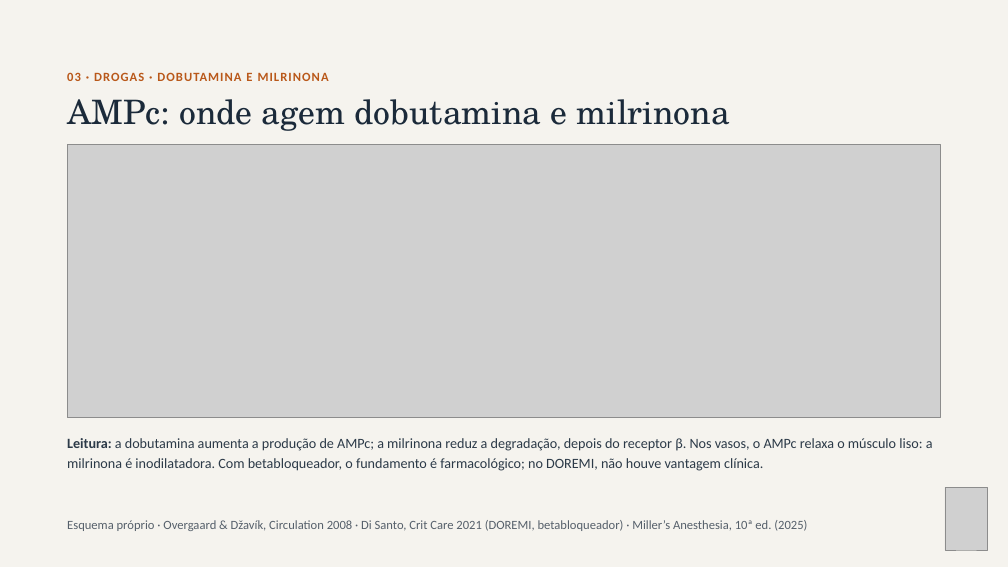
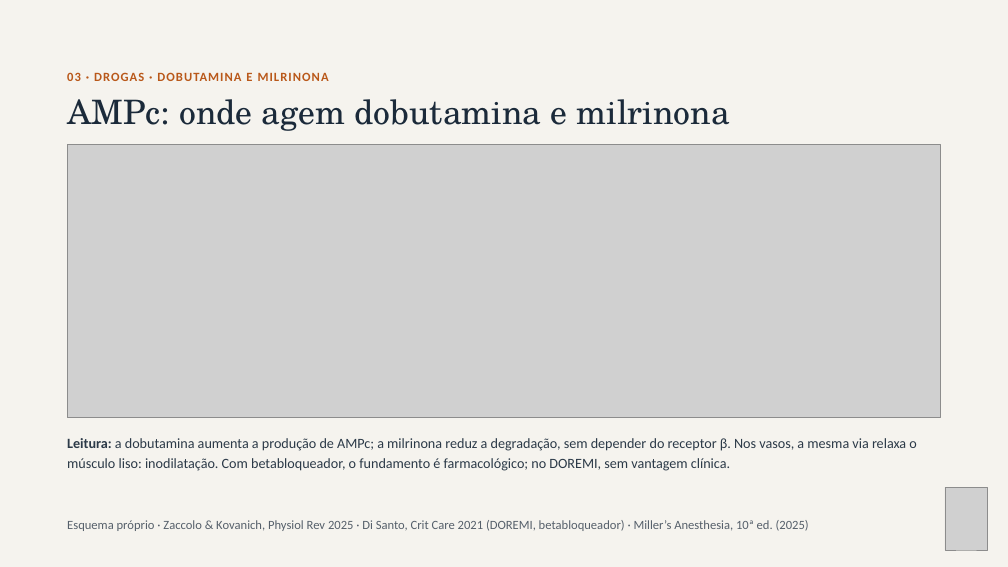
Before and after one commit to brunomoraesdubois-bit/Bruno, a slide deck: slide 10 of apresentacao/Aminas_Vasoativas.pptx. Drawn at 1008x567 pixels with LibreOffice and Linux fonts; fonts in the diff are those of the drawing; grey boxes stand for pictures. Boxes give left, top, right and bottom in pixels: in the first picture for what was removed or moved away, otherwise in the second. Text is boxed around its words. In the diff, an @@ line names an element or a change of style, - is before the commit and + after.

```diff
--- a/apresentacao/Aminas_Vasoativas.pptx
+++ b/apresentacao/Aminas_Vasoativas.pptx
@@ text at bbox=[67, 438, 916, 471]: text changed @@
-Leitura: a dobutamina aumenta a produção de AMPc; a milrinona reduz a degradação, depois do receptor β. Nos vasos, o AMPc relaxa o músculo liso: a milrinona é inodilatadora. Com betabloqueador, o fundamento é farmacológico; no DOREMI, não houve vantagem clínica.
+Leitura: a dobutamina aumenta a produção de AMPc; a milrinona reduz a degradação, sem depender do receptor β. Nos vasos, a mesma via relaxa o músculo liso: inodilatação. Com betabloqueador, o fundamento é farmacológico; no DOREMI, sem vantagem clínica.
@@ text at bbox=[67, 520, 809, 531]: text changed @@
-Esquema próprio · Overgaard & Džavík, Circulation 2008 · Di Santo, Crit Care 2021 (DOREMI, betabloqueador) · Miller’s Anesthesia, 10ª ed. (2025)
+Esquema próprio · Zaccolo & Kovanich, Physiol Rev 2025 · Di Santo, Crit Care 2021 (DOREMI, betabloqueador) · Miller’s Anesthesia, 10ª ed. (2025)
```
Also in this commit, not shown: 1 other slide changed, 10 other files.
